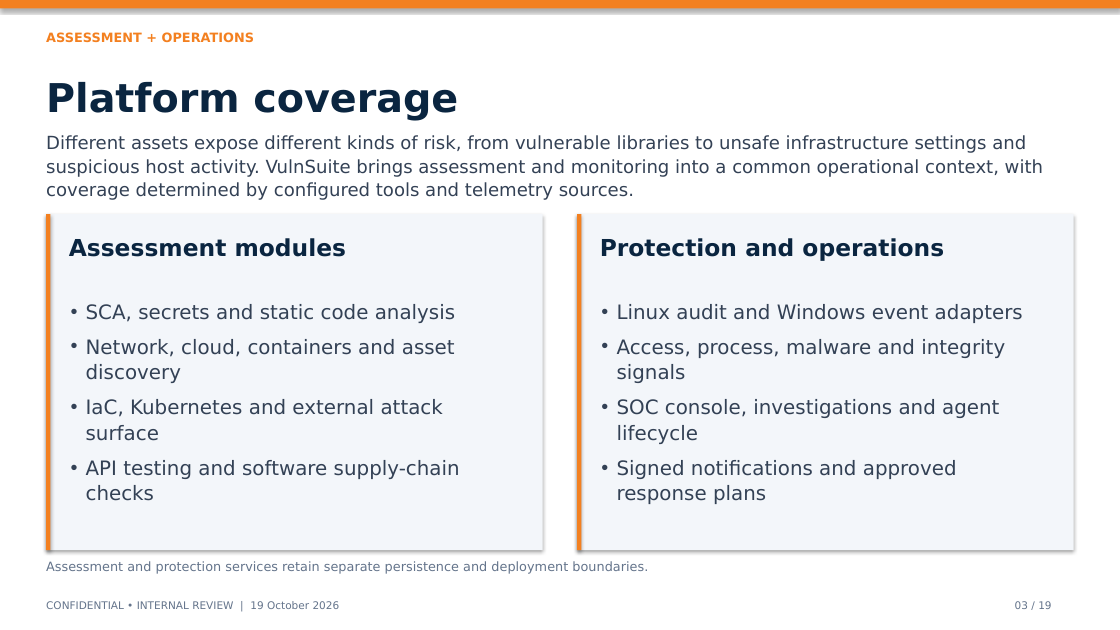
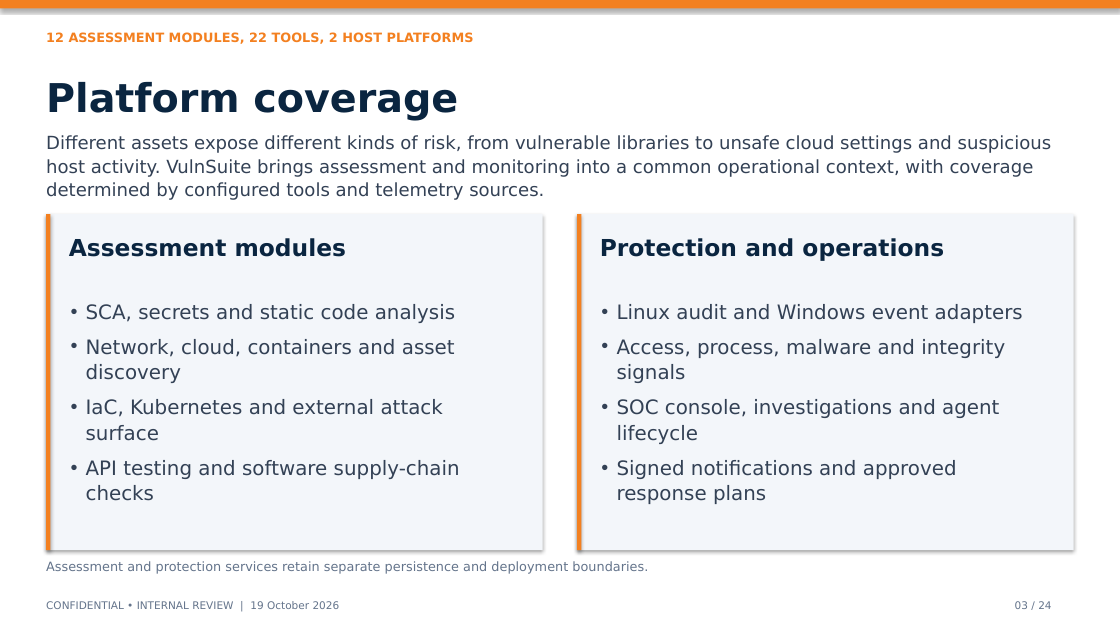
Before and after one commit to harshitrathi14/vulnsuite, a slide deck: slide 3 of VulnSuite_Executive_Deck_FINAL.pptx. Drawn at 1120x630 pixels with LibreOffice and Linux fonts; fonts in the diff are those of the drawing. Boxes give left, top, right and bottom in pixels: in the first picture for what was removed or moved away, otherwise in the second. Text is boxed around its words. In the diff, an @@ line names an element or a change of style, - is before the commit and + after.

```diff
--- a/VulnSuite_Executive_Deck_FINAL.pptx
+++ b/VulnSuite_Executive_Deck_FINAL.pptx
@@ text at [46, 32, 474, 44]: text changed @@
-ASSESSMENT + OPERATIONS
+12 ASSESSMENT MODULES, 22 TOOLS, 2 HOST PLATFORMS
@@ text at [46, 135, 1052, 200]: text changed @@
-Different assets expose different kinds of risk, from vulnerable libraries to unsafe infrastructure settings and suspicious host activity. VulnSuite brings assessment and monitoring into a common operational context, with coverage determined by configured tools and telemetry sources.
+Different assets expose different kinds of risk, from vulnerable libraries to unsafe cloud settings and suspicious host activity. VulnSuite brings assessment and monitoring into a common operational context, with coverage determined by configured tools and telemetry sources.
@@ text at [1015, 601, 1051, 609]: text changed @@
-03 / 19
+03 / 24
```
Also in this commit, not shown: 18 other slides changed, 5 slides added, 6 other files.
